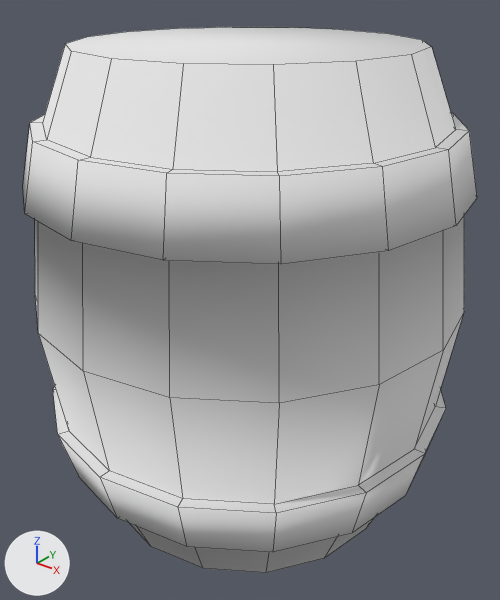
The Blender file models/barrel.blend as it was, and as the next commit left it.
One viewpoint serves both versions: a 50 mm camera at (2.58, -3.21, 1.89) aimed at (0.03, -0.03, -0.09). Arrows for +X, +Y and +Z are at lower left; the lights stay in place. Mesh edges are drawn as thin lines.
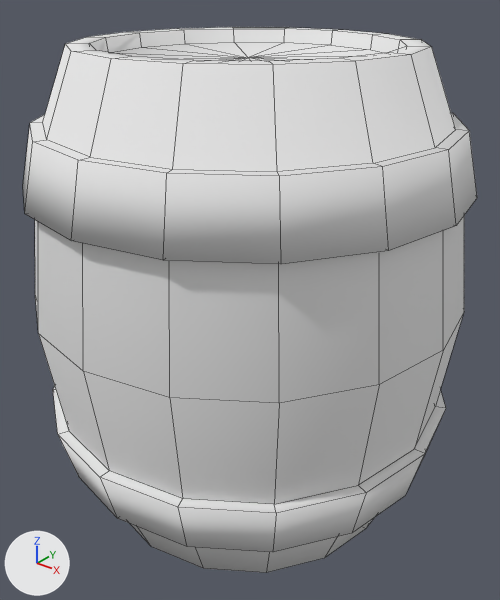
The newer file is also rescaled (x3.093) as a whole; pictures and numbers use the older file's frame.

Pixel boxes (x1, y1, x2, y2) of what changed, in the pictures (500 x 600 px):
part 1 of me_cylinder_001, built on
    both: (66, 27, 431, 65)

The change in detail:
me_cylinder_001 is used by ob_cylinder; location (0.0, 0.0, 0.0).
me_cylinder_001 had 176 vertices, 162 faces and spanned x -1.36..1.36, y -1.36..1.36, z -1.5..1.5.
me_cylinder_001 now has 242 vertices, 256 faces and spans x -1.36..1.36, y -1.36..1.36, z -1.5..1.5.
Part 1, on me_cylinder_001:
2 faces are deleted.
50 vertices are added at x -0.87..0.81, y -0.87..0.81, z -1.5..1.5.
8 new vertices lie (0.33, 0.06, 0.0) away from vertices in x -0.33..0.0, y -0.87..0.81, z -1.5..1.5.
8 new vertices lie (0.06, 0.33, 0.0) away from vertices in x -0.87..0.81, y -0.33..0.0, z -1.5..1.5.
96 new faces join them.
